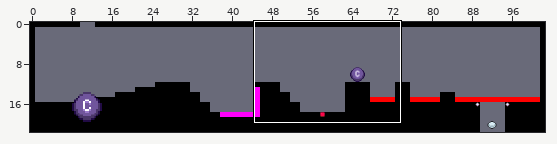
LDtk project -- Assets/Game/World/map.ldtk. Above: a wide view before the commit, with the close-up outlined.
Close-up. First the earlier version:
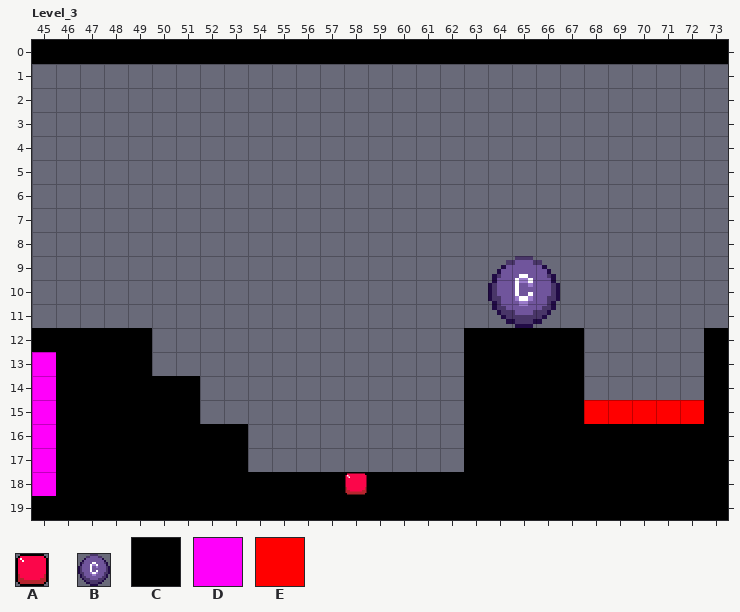
Cells are 16x16 px. Shown: Level_3 x 45..73, y 0..19.
Key: from "BasicTileset": A 5, B 10; from "Roles": C 1 "Foundation", D 2 "Baloon1", E 6 "Spike".
_ is an empty cell.
Objects are placed by their top-left corner, in cells (3,4 is the top-left corner of cell 3,4); size is 1x1 cell unless given.
Layer "Roles" before, first column x 45:
 0 CCCCCCCCCCCCCCCCCCCCCCCCCCCCC
 1 _____________________________
 2 _____________________________
 3 _____________________________
 4 _____________________________
 5 _____________________________
 6 _____________________________
 7 _____________________________
 8 _____________________________
 9 _____________________________
10 _____________________________
11 _____________________________
12 CCCCC_____________CCCCC_____C
13 DCCCC_____________CCCCC_____C
14 DCCCCCC___________CCCCC_____C
15 DCCCCCC___________CCCCCEEEEEC
16 DCCCCCCCC_________CCCCCCCCCCC
17 DCCCCCCCC_________CCCCCCCCCCC
18 DCCCCCCCCCCCCCCCCCCCCCCCCCCCC
19 CCCCCCCCCCCCCCCCCCCCCCCCCCCCC
Objects on layer "Swaps" before:
A "SwapHandle" at 58,18
B "Checkpoint" at 64,7 size 3x5
Once edited:
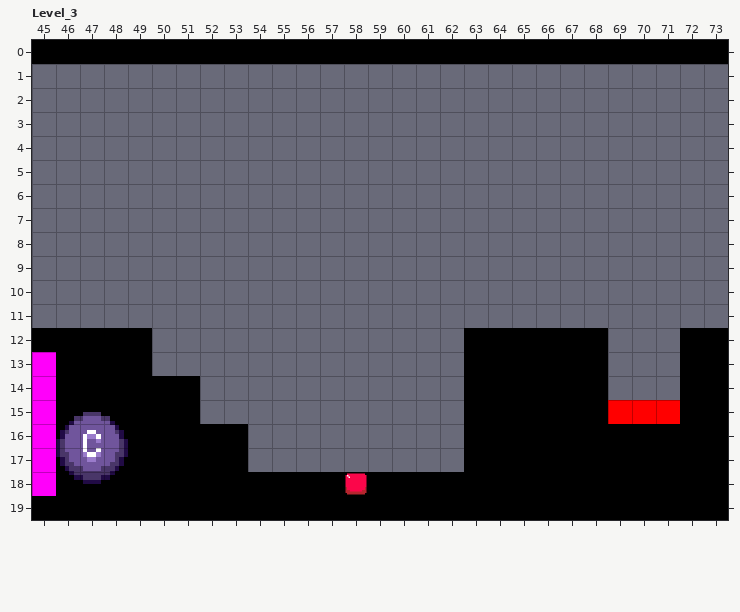
Difference:
Layer "Roles":
y 12..14: x 68 _ -> C; x 72 _ -> C
y 15: x 68 E -> C; x 72 E -> C
Layer "Swaps":
changed: B "Checkpoint" at 64,7 size 3x5 -> B "Checkpoint" at 46,0.5 size 3x18
